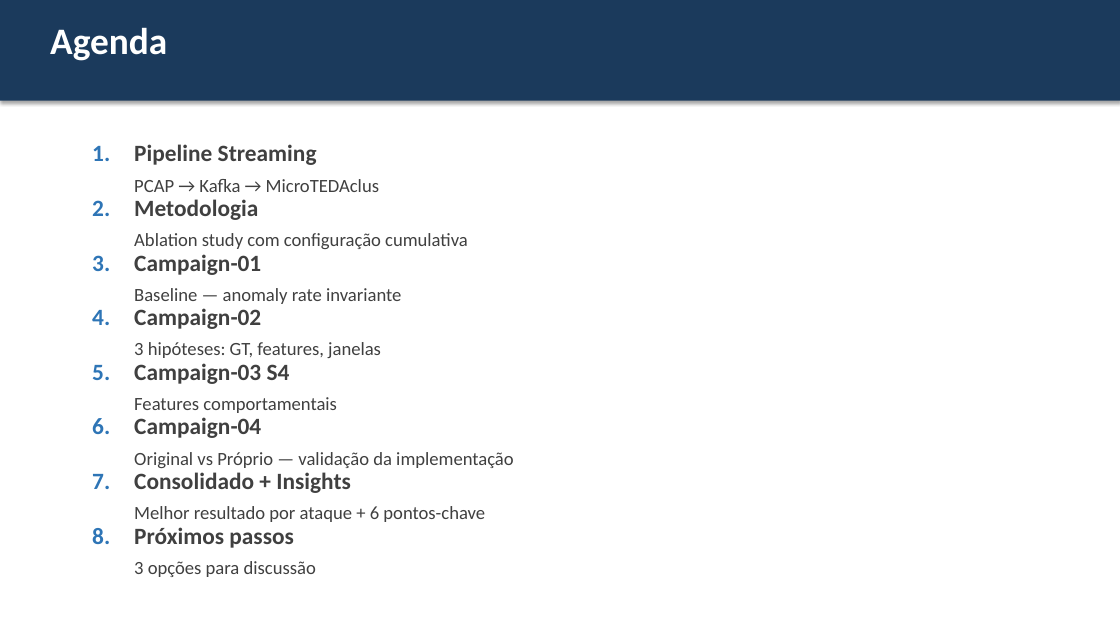
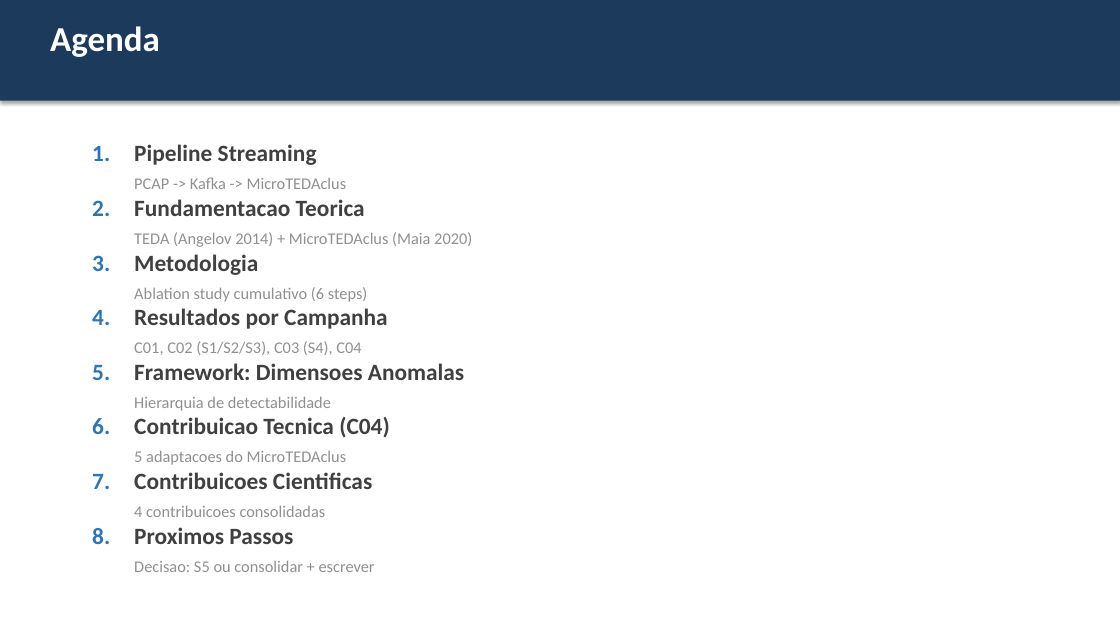
Before and after one commit to agvicente/final-project, a slide deck: slide 3 of docs/meeting/2026-03-19-advisor-meeting.pptx (slide 2 before the commit). Drawn at 1120x630 pixels with LibreOffice and Linux fonts; fonts in the diff are those of the drawing. Boxes give left, top, right and bottom in pixels: in the first picture for what was removed or moved away, otherwise in the second. Text is boxed around its words. In the diff, an @@ line names an element or a change of style, - is before the commit and + after.

```diff
--- a/docs/meeting/2026-03-19-advisor-meeting.pptx
+++ b/docs/meeting/2026-03-19-advisor-meeting.pptx
@@ text "Agenda" at (x1=50, y1=26, x2=160, y2=57): size 32 to 30 pt @@
@@ text at (x1=134, y1=177, x2=347, y2=189): text changed; size 16 to 14 pt; text colour #404040 to #909090 @@
-PCAP → Kafka → MicroTEDAclus
+PCAP -> Kafka -> MicroTEDAclus
@@ text at (x1=134, y1=199, x2=472, y2=247): text changed; size 16 to 14 pt; text colour #404040 to #909090 @@
-Metodologia
-Ablation study com configuração cumulativa
+Fundamentacao Teorica
+TEDA (Angelov 2014) + MicroTEDAclus (Maia 2020)
@@ text at (x1=134, y1=254, x2=368, y2=302): text changed; size 16 to 14 pt; text colour #404040 to #909090 @@
-Campaign-01
-Baseline — anomaly rate invariante
+Metodologia
+Ablation study cumulativo (6 steps)
@@ text at (x1=134, y1=308, x2=388, y2=355): text changed; size 16 to 14 pt; text colour #404040 to #909090 @@
-Campaign-02
-3 hipóteses: GT, features, janelas
+Resultados por Campanha
+C01, C02 (S1/S2/S3), C03 (S4), C04
@@ text at (x1=134, y1=363, x2=464, y2=411): text changed; size 16 to 20 pt; bold on @@
-Campaign-03 S4
-Features comportamentais
+Framework: Dimensoes Anomalas
+Hierarquia de detectabilidade
@@ text at (x1=134, y1=417, x2=390, y2=465): text changed; size 16 to 14 pt; text colour #404040 to #909090 @@
-Campaign-04
-Original vs Próprio — validação da implementação
+Contribuicao Tecnica (C04)
+5 adaptacoes do MicroTEDAclus
@@ text at (x1=134, y1=472, x2=372, y2=517): text changed; size 16 to 14 pt; text colour #404040 to #909090 @@
-Consolidado + Insights
-Melhor resultado por ataque + 6 pontos-chave
+Contribuicoes Cientificas
+4 contribuicoes consolidadas
@@ text at (x1=134, y1=527, x2=375, y2=572): text changed; size 16 to 14 pt; text colour #404040 to #909090 @@
-Próximos passos
-3 opções para discussão
+Proximos Passos
+Decisao: S5 ou consolidar + escrever
```
Also in this commit, not shown: 6 other slides changed, 15 slides added, 7 slides removed, 7 other files.
